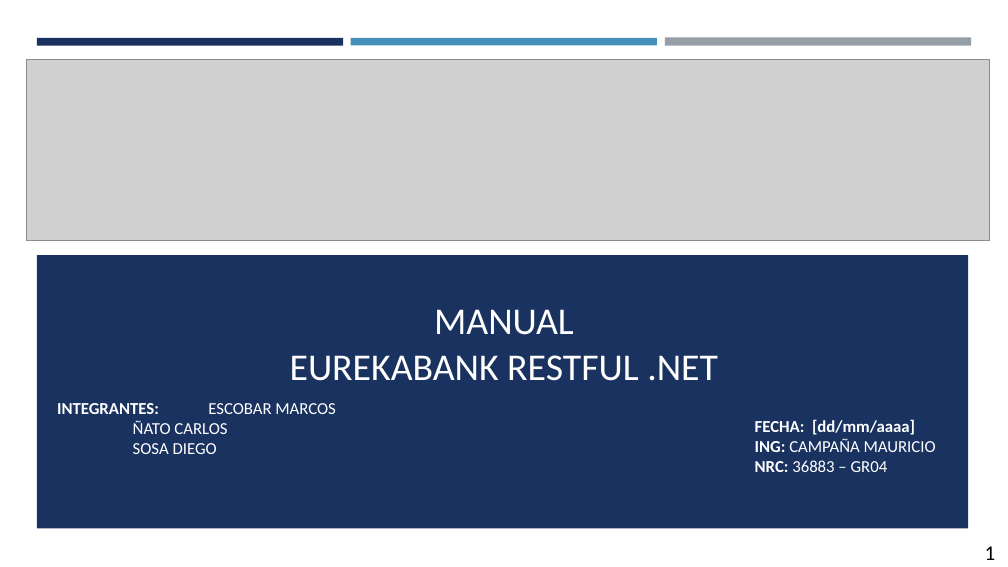
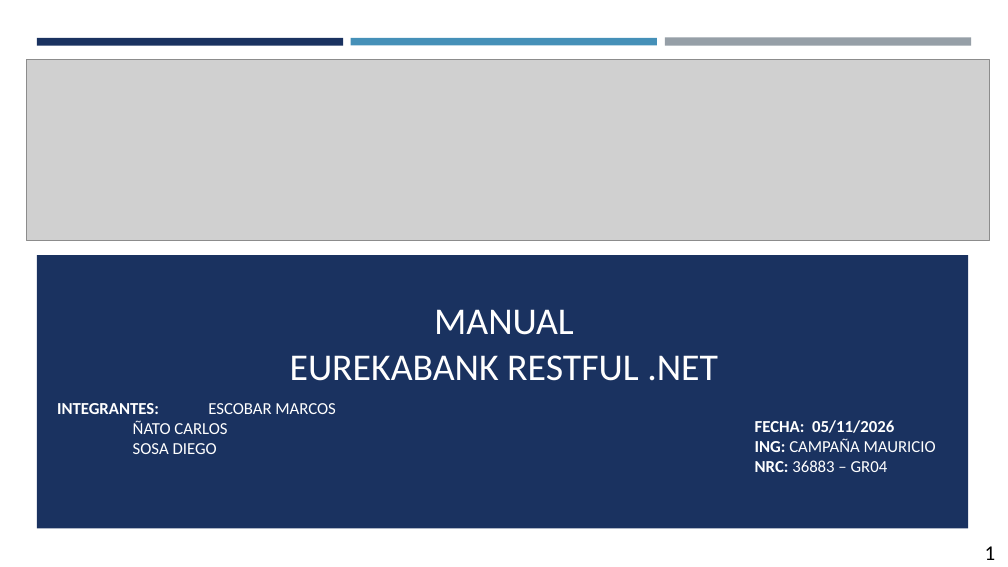
Before and after one commit to IMarcusDev/TI.1.4.-PAO202651_RESTFUL_DOTNET_CONBDD_NRC36883_GR04, a slide deck: slide 1 of 05. DOCUMENTACION/PRESENTACION TI.1.4. RESTFUL con BDD en DOTNET GR4.pptx. Drawn at 1008x567 pixels with LibreOffice and Linux fonts; fonts in the diff are those of the drawing; grey boxes stand for pictures. Boxes give left, top, right and bottom in pixels: in the first picture for what was removed or moved away, otherwise in the second. Text is boxed around its words. In the diff, an @@ line names an element or a change of style, - is before the commit and + after.

```diff
--- a/05. DOCUMENTACION/PRESENTACION TI.1.4. RESTFUL con BDD en DOTNET GR4.pptx
+++ b/05. DOCUMENTACION/PRESENTACION TI.1.4. RESTFUL con BDD en DOTNET GR4.pptx
@@ text at (755,420,894,433): text changed @@
-FECHA: [dd/mm/aaaa]
+FECHA: 05/11/2026
```
Also in this commit, not shown: 19 other slides changed, 4 slides added.
